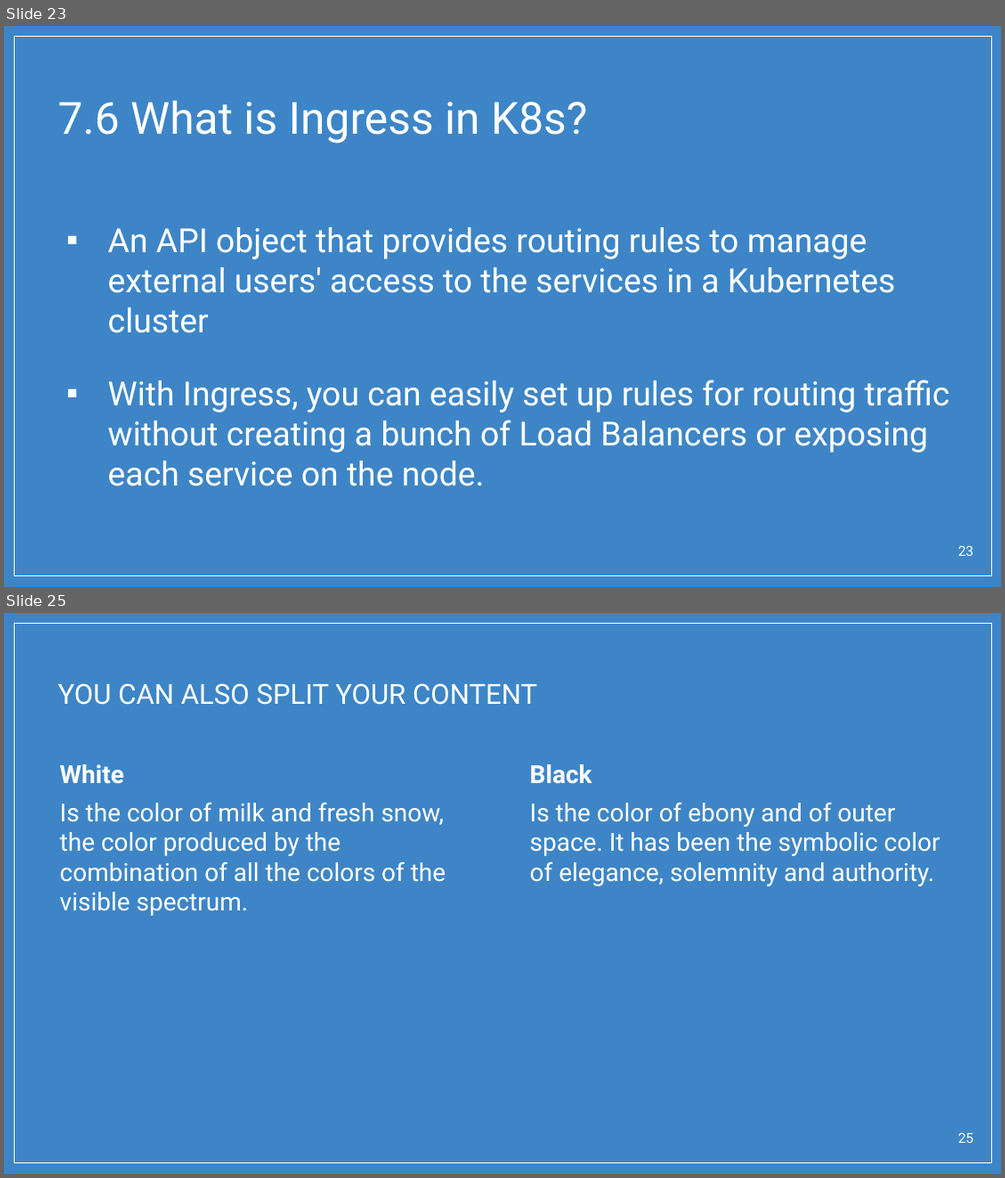
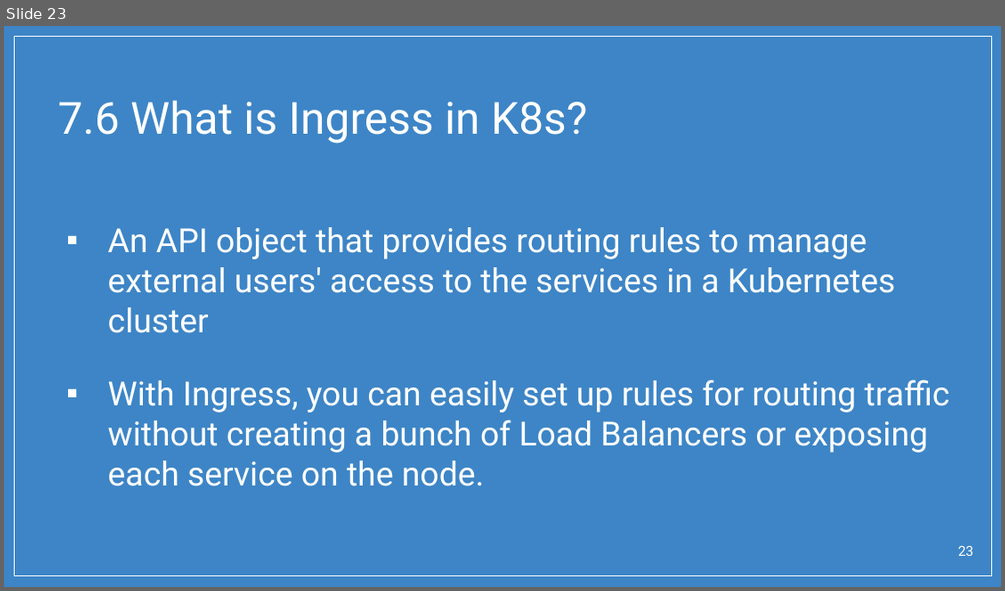
Before and after one commit to BrianChen0527/postgreSQL, a slide deck: ASUS_Docker_bootcamp/Docker Quiz.pptx. Shown one above the other, each under a label of ours: slides 23 and 25 before the commit, slide 23 after it; the slides between them are not shown. The pictures are 1005x1178 and 1005x591 pixels, drawn with LibreOffice and Linux fonts; fonts in the diff are those of the drawing; background and template pictures are left out. Boxes give left, top, right and bottom in pixels: in the first picture for what was removed or moved away, otherwise in the second. Text is boxed around its words. In the diff, an @@ line names an element or a change of style, - is before the commit and + after.

```diff
--- a/ASUS_Docker_bootcamp/Docker Quiz.pptx
+++ b/ASUS_Docker_bootcamp/Docker Quiz.pptx
@@ slide 25 removed at <box>4,613,1001,1174</box>, background picture (left out); not listed: 1 template element that a slide beside it also shows @@
@@ title removed at <box>58,683,537,705</box> @@
-YOU CAN ALSO SPLIT YOUR CONTENT
@@ text removed at <box>60,764,445,916</box> @@
-White
-Is the color of milk and fresh snow, the color produced by the combination of all the colors of the visible spectrum.
@@ text removed at <box>530,764,940,886</box> @@
-Black
-Is the color of ebony and of outer space. It has been the symbolic color of elegance, solemnity and authority.
@@ page number removed at <box>958,1133,973,1143</box> @@
-25
```
Also in this commit, not shown: 7 slides added, 32 other slides removed, 1 other file.
